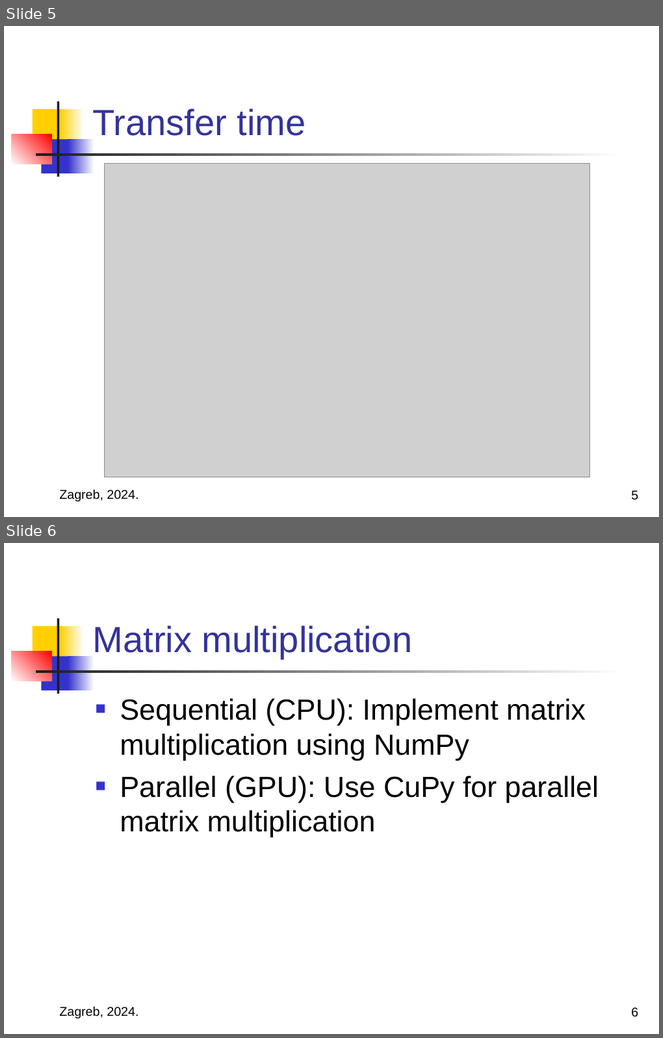
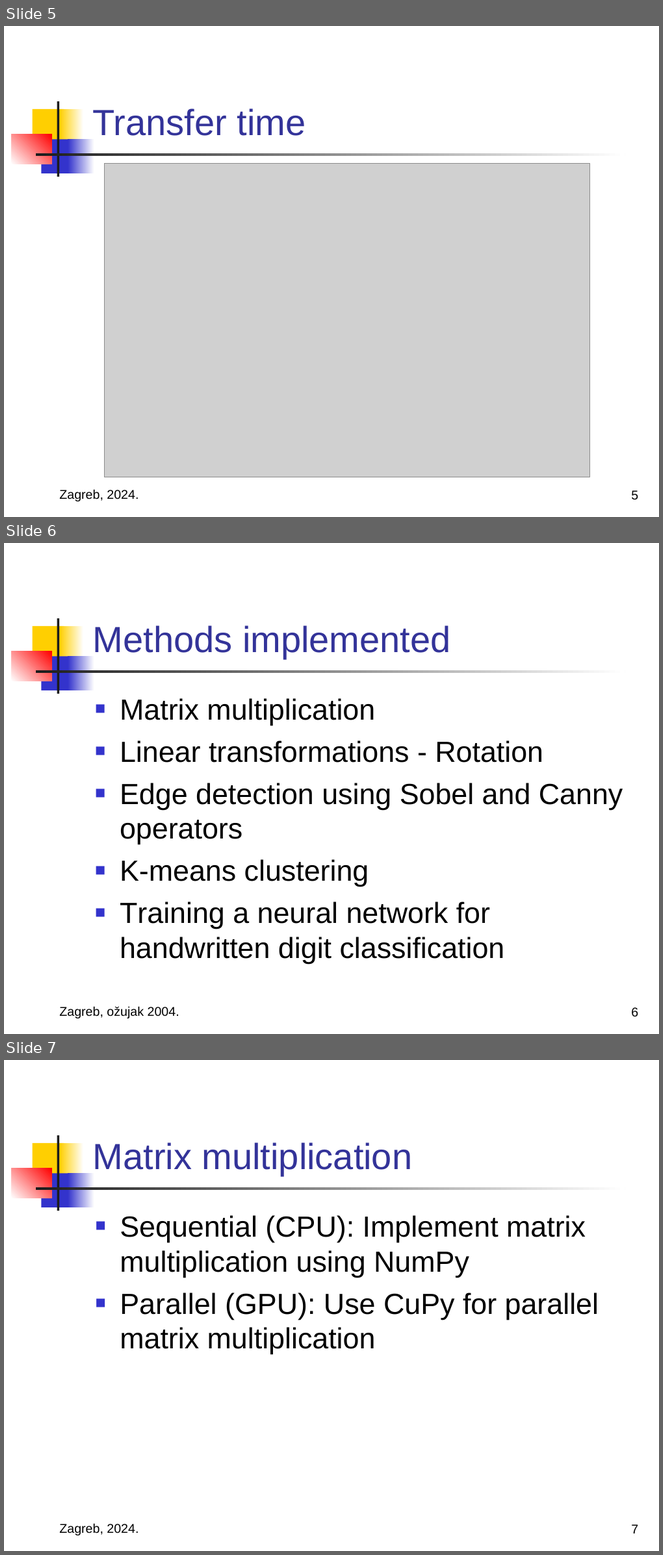
Before and after one commit to MarkoHaralovic/parallel-img-proc, a slide deck: prezentacija.ppt. Shown one above the other, each under a label of ours: slides 5 and 6 before the commit, slides 5, 6 and 7 after it. The pictures are 663x1038 and 663x1555 pixels, drawn with LibreOffice and Linux fonts; fonts in the diff are those of the drawing; grey boxes stand for pictures. Boxes give left, top, right and bottom in pixels: in the first picture for what was removed or moved away, otherwise in the second. Text is boxed around its words. In the diff, an @@ line names an element or a change of style, - is before the commit and + after.

```diff
--- a/prezentacija.ppt
+++ b/prezentacija.ppt
@@ slide 6 added at box(4, 543, 659, 1034), background #FFFFFF; not listed: 7 template elements that a slide beside it also shows @@
@@ title added at box(93, 626, 451, 659), 40 pt, text #333399 @@
+Methods implemented
@@ text added at box(120, 698, 623, 964), 32 pt, text #000000 @@
+■ Matrix multiplication
+■ Linear transformations - Rotation
+■ Edge detection using Sobel and Canny operators
+■ K-means clustering
+■ Training a neural network for handwritten digit classification
@@ text added at box(59, 1006, 180, 1019), 14 pt, text #000000 @@
+Zagreb, ožujak 2004.
@@ page number added at box(631, 1008, 638, 1017), 14 pt, text #000000 @@
+6
@@ what was slide 6 is now slide 7 @@
@@ page number at box(631, 1525, 638, 1534): text changed @@
-6
+7
```
Also in this commit, not shown: 3 slides changed, 3 other slides added, 2 slides removed.
